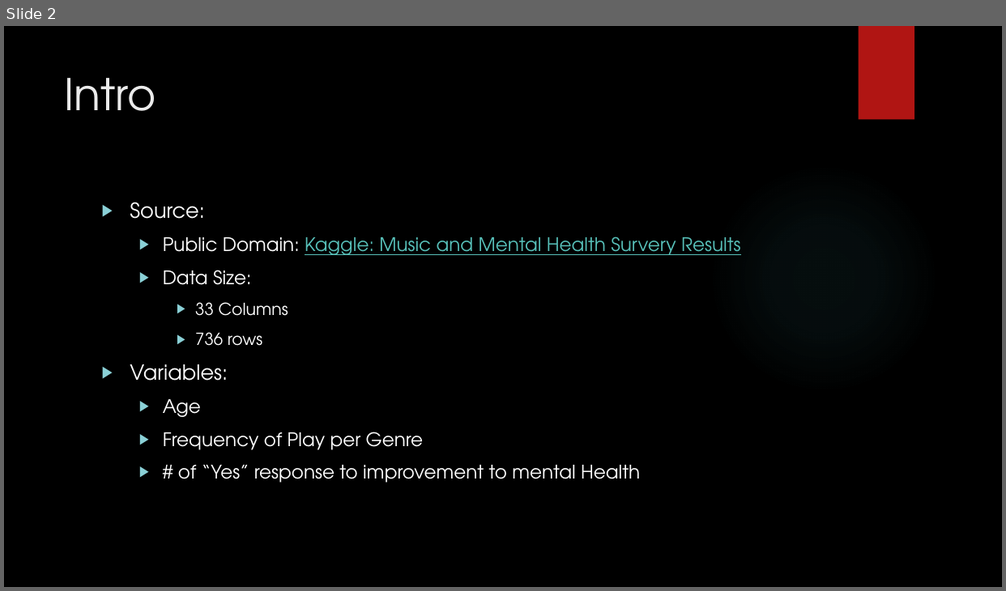
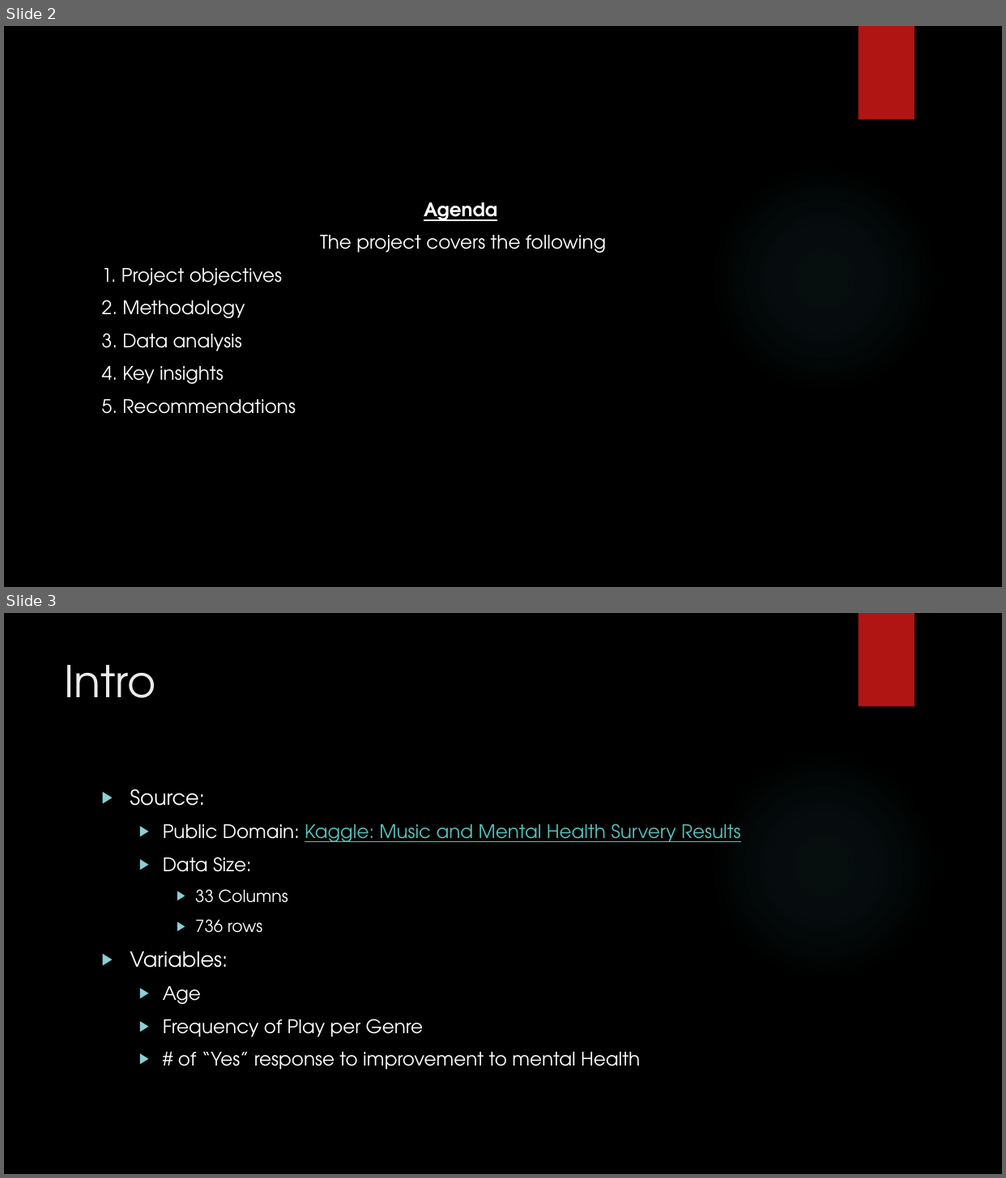
Before and after one commit to denisem77/PROJECT-3-, a slide deck: Presentation PowerPoint.pptx. Shown one above the other, each under a label of ours: slide 2 before the commit, slides 2 and 3 after it. The pictures are 1006x591 and 1006x1178 pixels, drawn with LibreOffice and Linux fonts; fonts in the diff are those of the drawing; background and template pictures are left out. Boxes give left, top, right and bottom in pixels: in the first picture for what was removed or moved away, otherwise in the second. Text is boxed around its words. In the diff, an @@ line names an element or a change of style, - is before the commit and + after.

```diff
--- a/Presentation PowerPoint.pptx
+++ b/Presentation PowerPoint.pptx
@@ slide 2 added at [4,26,1002,587], background picture (left out); not listed: 2 template elements that a slide beside it also shows @@
@@ title added at [57,63,828,178], 36 pt, text #000000 @@
+Introduction
@@ text added at [102,203,606,414], 18 pt, text #FFFFFF @@
+Agenda
+The project covers the following
+1. Project objectives
+2. Methodology
+3. Data analysis
+4. Key insights
+5. Recommendations
@@ what was slide 2 is now slide 3 @@
```
Also in this commit, not shown: 4 other slides added.
